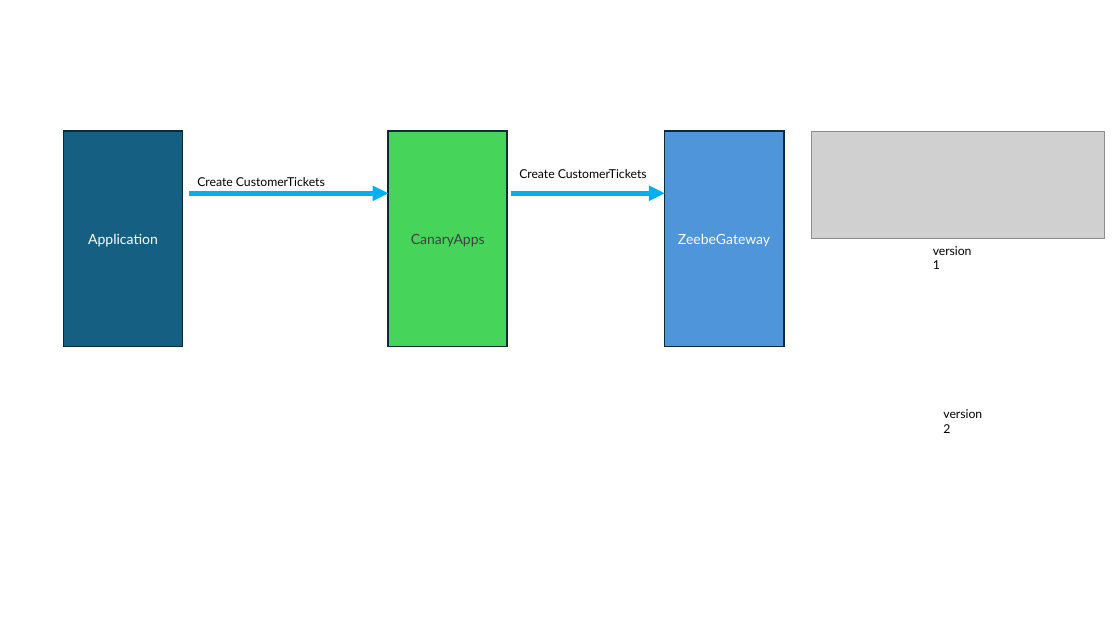
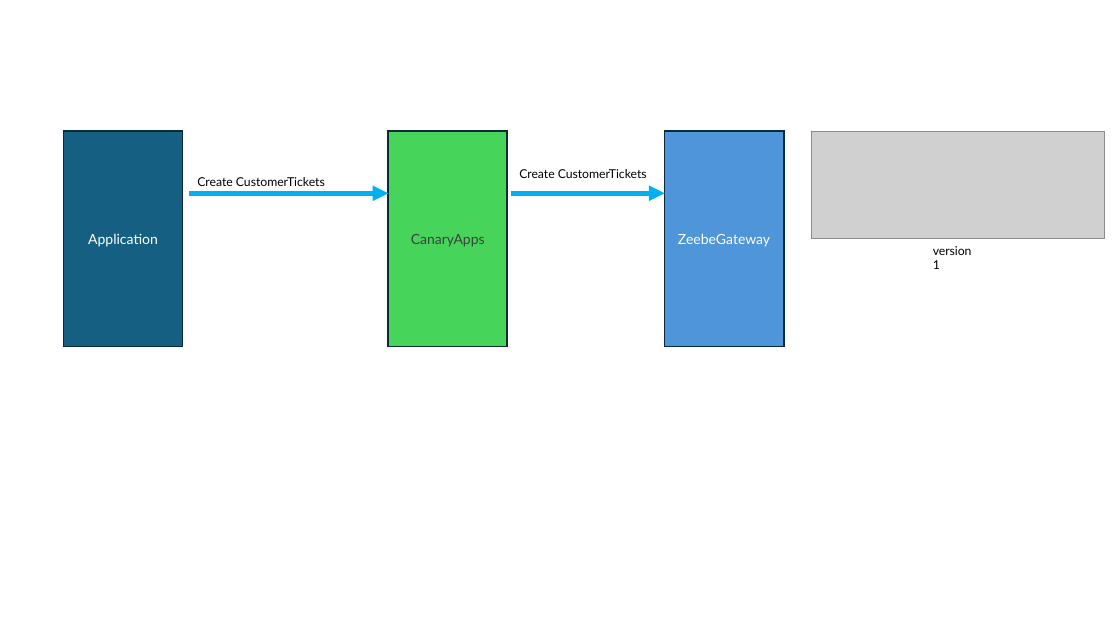
Before and after one commit to camunda-community-hub/camunda-8-canary-deployment, a slide deck: slide 1 of doc/CanaryProcess/Drawings.pptx. Drawn at 1120x630 pixels with LibreOffice and Linux fonts; fonts in the diff are those of the drawing; grey boxes stand for pictures. Boxes give left, top, right and bottom in pixels: in the first picture for what was removed or moved away, otherwise in the second. Text is boxed around its words. In the diff, an @@ line names an element or a change of style, - is before the commit and + after.

```diff
--- a/doc/CanaryProcess/Drawings.pptx
+++ b/doc/CanaryProcess/Drawings.pptx
@@ text removed at (943, 409, 982, 433) @@
-version 2
```
Also in this commit, not shown: 3 other files.
